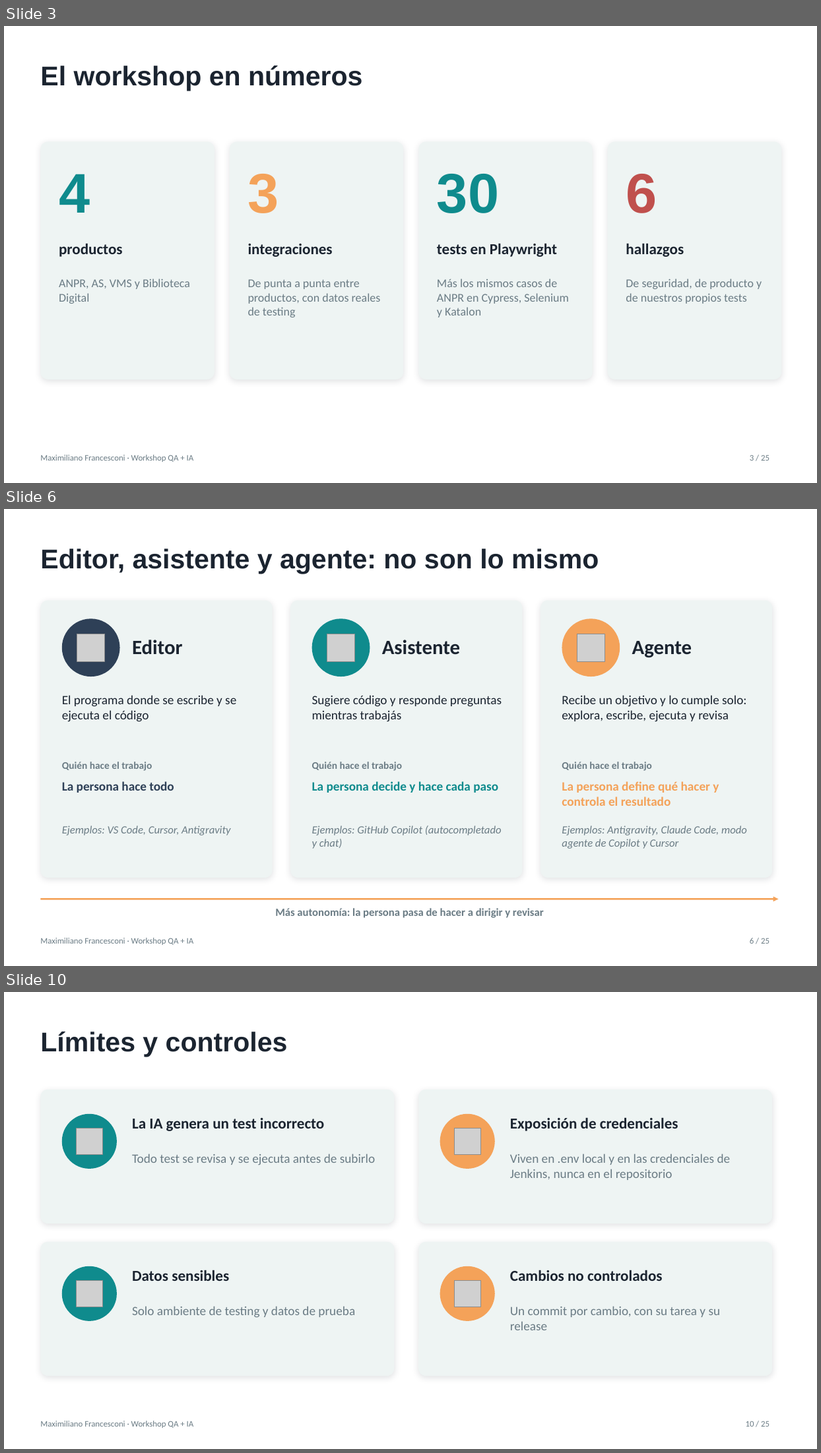
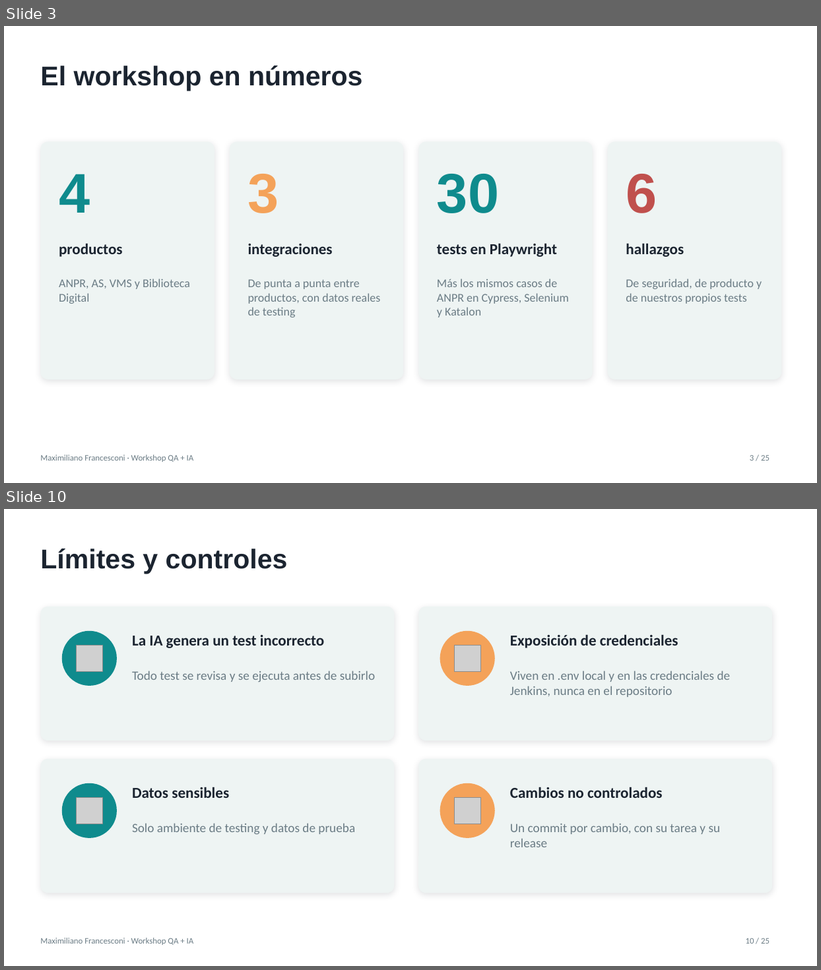
Before and after one commit to maximilianofni/qa-ai-workshop, a slide deck: docs/Workshop-QA-IA.pptx. Shown one above the other, each under a label of ours: slides 3, 6 and 10 before the commit, slides 3 and 10 after it; the slides between them are not shown. The pictures are 821x1453 and 821x970 pixels, drawn with LibreOffice and Linux fonts; fonts in the diff are those of the drawing; grey boxes stand for pictures. Boxes give left, top, right and bottom in pixels: in the first picture for what was removed or moved away, otherwise in the second. Text is boxed around its words. In the diff, an @@ line names an element or a change of style, - is before the commit and + after.

```diff
--- a/docs/Workshop-QA-IA.pptx
+++ b/docs/Workshop-QA-IA.pptx
@@ slide 6 removed at [4,509,817,966], background #FFFFFF; not listed: 2 template elements that a slide beside it also shows @@
@@ title removed at [40,549,599,574] @@
-Editor, asistente y agente: no son lo mismo
@@ rounded rectangle removed at [40,601,273,878] @@
@@ rounded rectangle removed at [290,601,523,878] @@
@@ rounded rectangle removed at [541,601,773,878] @@
@@ ellipse removed at [62,619,120,677] @@
@@ ellipse removed at [312,619,370,677] @@
@@ ellipse removed at [562,619,620,677] @@
@@ picture removed at [77,634,105,662] @@
@@ text removed at [132,640,183,655] @@
-Editor
@@ picture removed at [327,634,355,662] @@
@@ text removed at [382,640,460,655] @@
-Asistente
@@ picture removed at [578,634,605,662] @@
@@ text removed at [632,641,692,658] @@
-Agente
@@ text removed at [62,695,236,722] @@
-El programa donde se escribe y se ejecuta el código
@@ text removed at [312,695,502,722] @@
-Sugiere código y responde preguntas mientras trabajás
@@ text removed at [562,695,746,722] @@
-Recibe un objetivo y lo cumple solo: explora, escribe, ejecuta y revisa
@@ text removed at [62,762,152,771] @@
-Quién hace el trabajo
@@ text removed at [312,762,402,771] @@
-Quién hace el trabajo
@@ text removed at [562,762,652,771] @@
-Quién hace el trabajo
@@ text removed at [62,782,174,793] @@
-La persona hace todo
@@ text removed at [312,782,498,793] @@
-La persona decide y hace cada paso
@@ text removed at [562,782,719,806] @@
-La persona define qué hacer y controla el resultado
@@ text removed at [62,826,230,836] @@
-Ejemplos: VS Code, Cursor, Antigravity
@@ text removed at [312,826,502,849] @@
-Ejemplos: GitHub Copilot (autocompletado y chat)
@@ text removed at [562,826,747,849] @@
-Ejemplos: Antigravity, Claude Code, modo agente de Copilot y Cursor
@@ arrow removed from (40, 900) to (779, 900) @@
@@ text removed at [275,908,544,918] @@
-Más autonomía: la persona pasa de hacer a dirigir y revisar
@@ page number removed at [750,938,754,944] @@
-6
```
Also in this commit, not shown: 6 slides changed, 3 slides added, 2 other slides removed, 3 other files.
